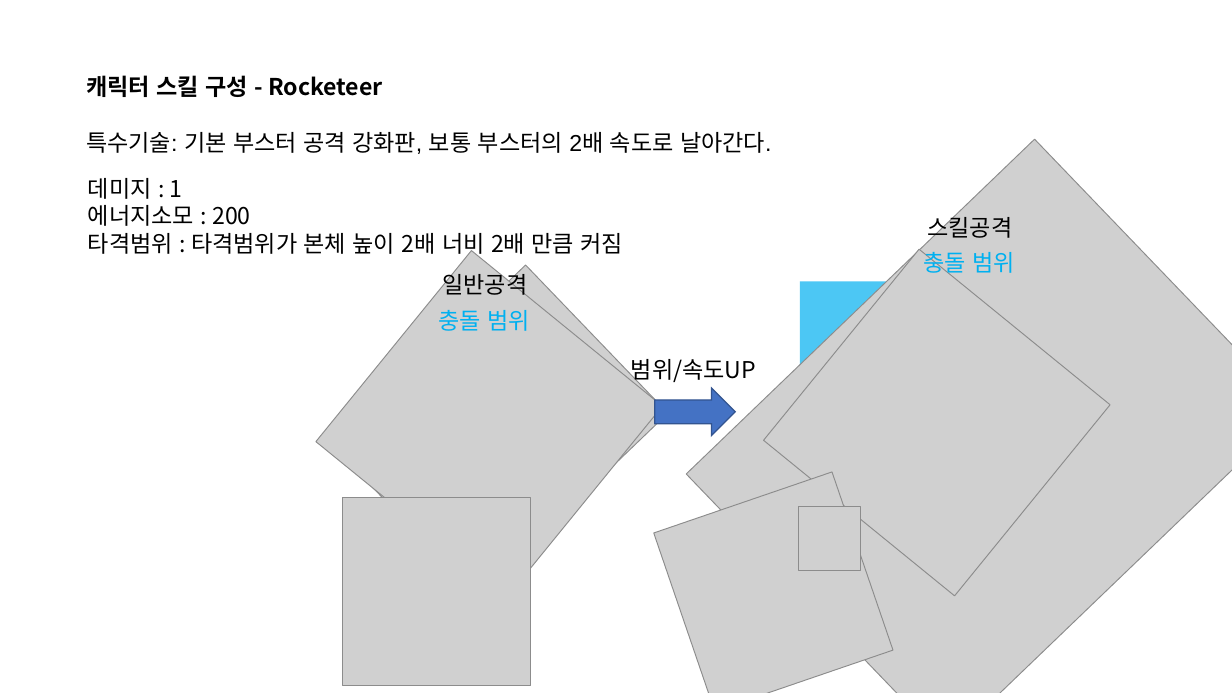
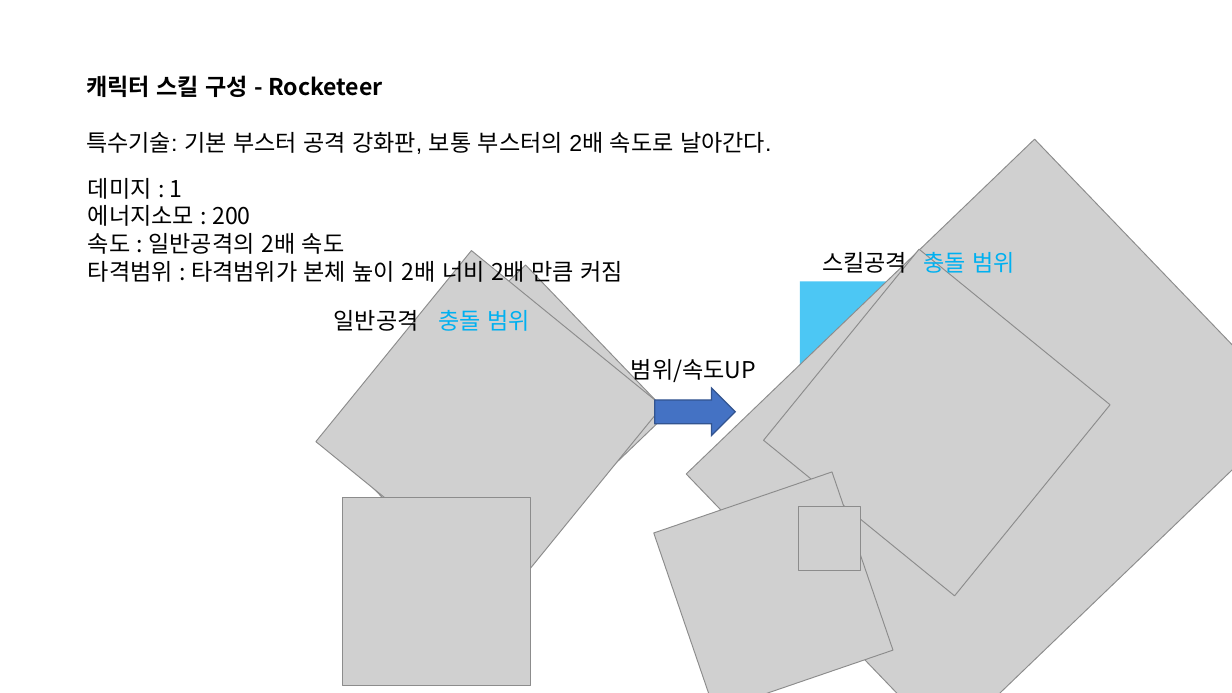
Before and after one commit to penspanic/ITWGamejam, a slide deck: slide 19 of Plan/Rocketman_씬&스킬구성.pptx (slide 20 before the commit). Drawn at 1232x693 pixels with LibreOffice and Linux fonts; fonts in the diff are those of the drawing; grey boxes stand for pictures. Boxes give left, top, right and bottom in pixels: in the first picture for what was removed or moved away, otherwise in the second. Text is boxed around its words. In the diff, an @@ line names an element or a change of style, - is before the commit and + after.

```diff
--- a/Plan/Rocketman_씬&스킬구성.pptx
+++ b/Plan/Rocketman_씬&스킬구성.pptx
@@ text at bbox=[88, 233, 345, 254]: paragraph added @@
+속도 : 일반공격의 2배 속도
@@ text "스킬공격" rewrapped from bbox=[927, 213, 1012, 242] to bbox=[822, 252, 907, 277] @@
@@ text "일반공격": place and size @@
-text "일반공격" at bbox=[442, 269, 527, 296]
+text "일반공격" at bbox=[334, 310, 419, 335]
```
Also in this commit, not shown: 8 other slides changed, 1 slide removed.
